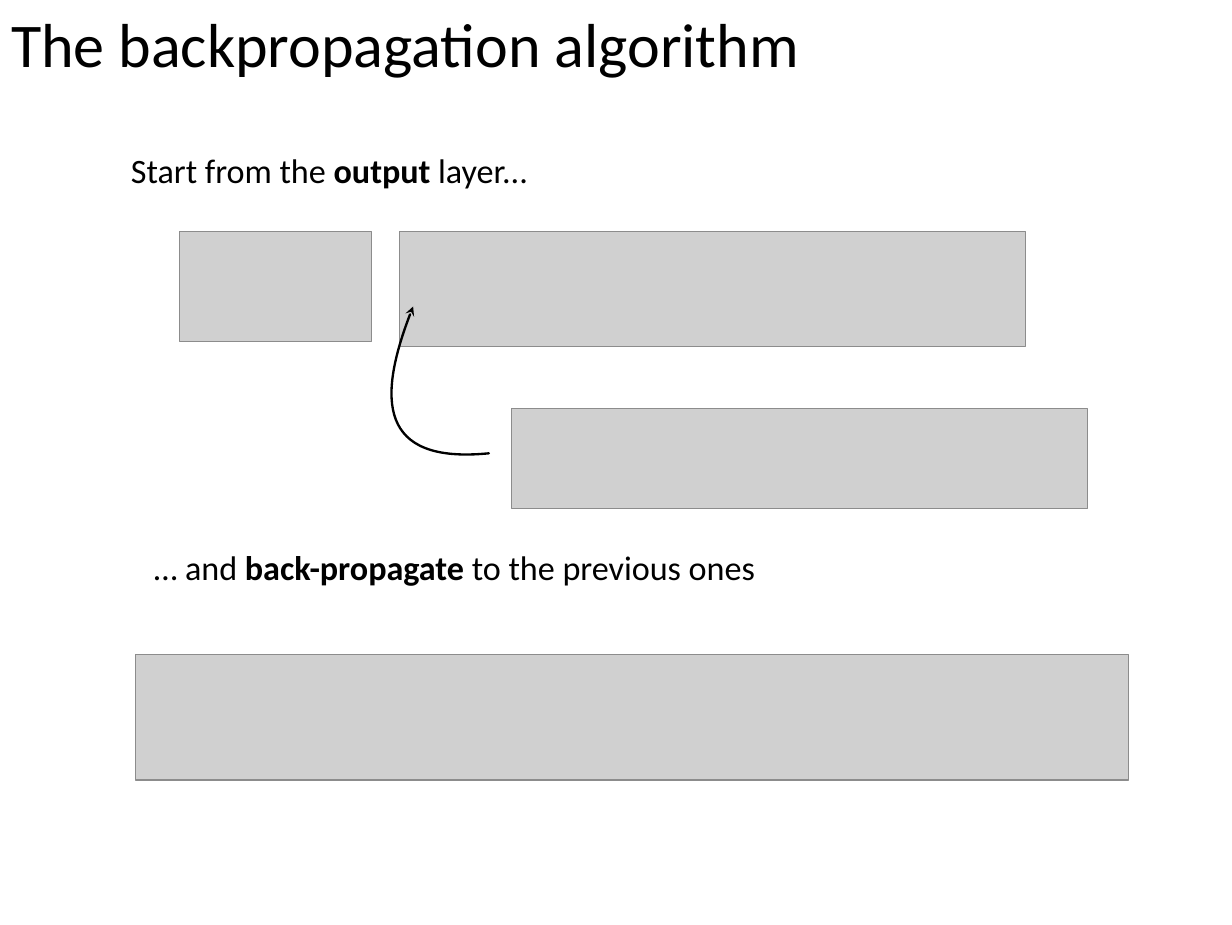
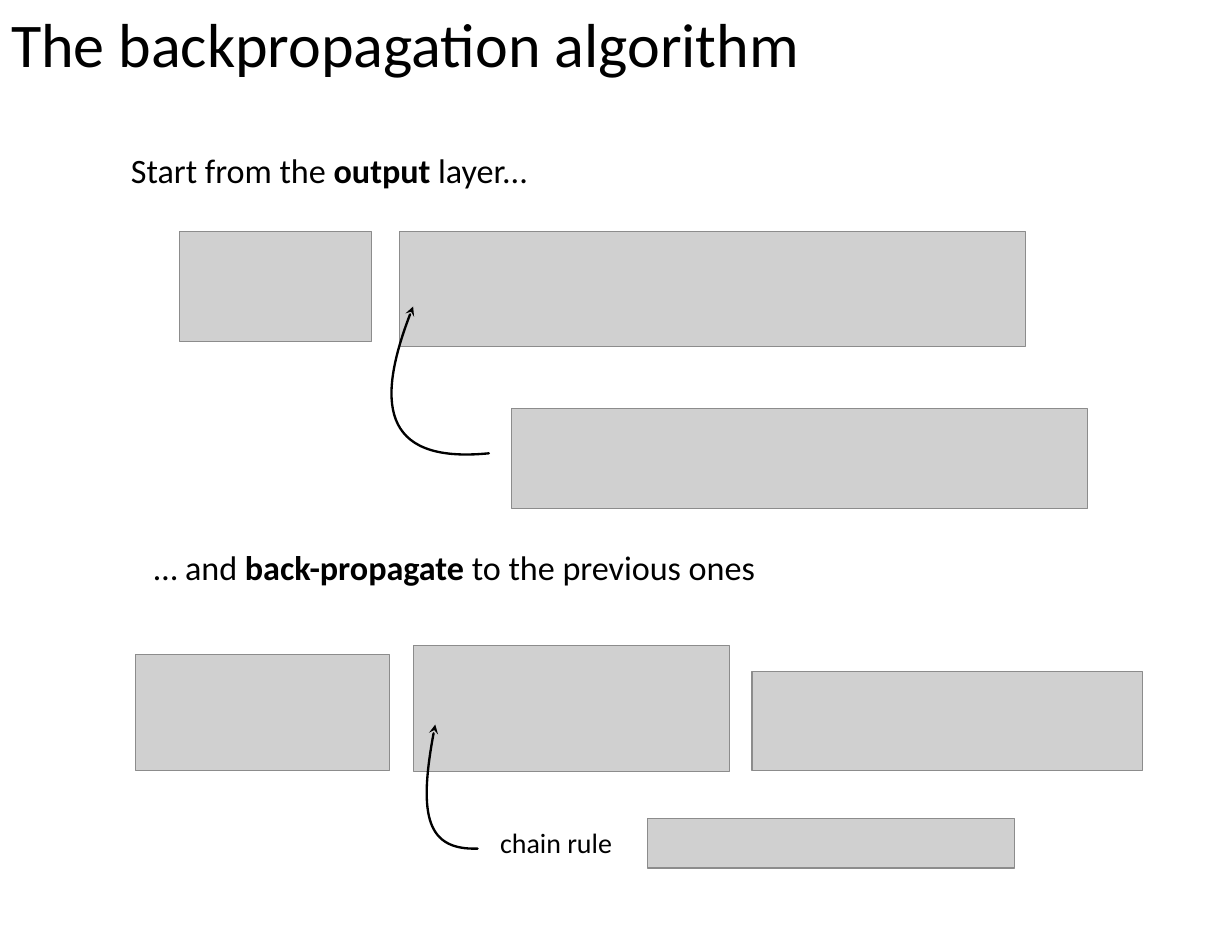
Before and after one commit to ansuini/Winter_School_QLS_2018, a slide deck: slide 12 of Lecture1/slides/Alberto_DeepLearning.odp. Drawn at 1232x925 pixels with LibreOffice and Linux fonts; fonts in the diff are those of the drawing; grey boxes stand for pictures. Boxes give left, top, right and bottom in pixels: in the first picture for what was removed or moved away, otherwise in the second. Text is boxed around its words. In the diff, an @@ line names an element or a change of style, - is before the commit and + after.

```diff
--- a/Lecture1/slides/Alberto_DeepLearning.odp
+++ b/Lecture1/slides/Alberto_DeepLearning.odp
@@ picture added at bbox=[136, 654, 390, 770] @@
@@ picture: place and size @@
-picture at bbox=[136, 654, 1129, 780]
+picture at bbox=[414, 645, 730, 771]
@@ picture added at bbox=[752, 672, 1144, 770] @@
@@ freeform shape added at bbox=[427, 724, 477, 849], outline #000000 1.5 pt @@
@@ text added at bbox=[500, 833, 612, 854], 18 pt, text #000000 @@
+chain rule
@@ picture added at bbox=[647, 818, 1014, 868] @@
```
Also in this commit, not shown: 1 other slide changed, 1 other file.
